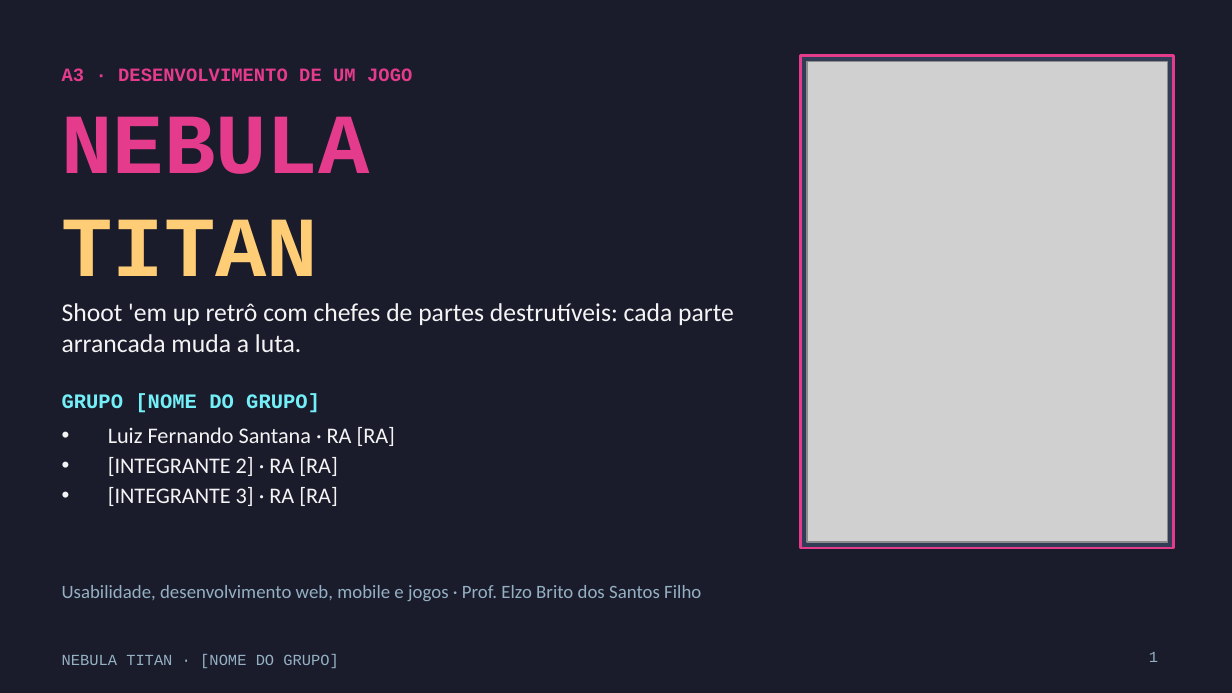
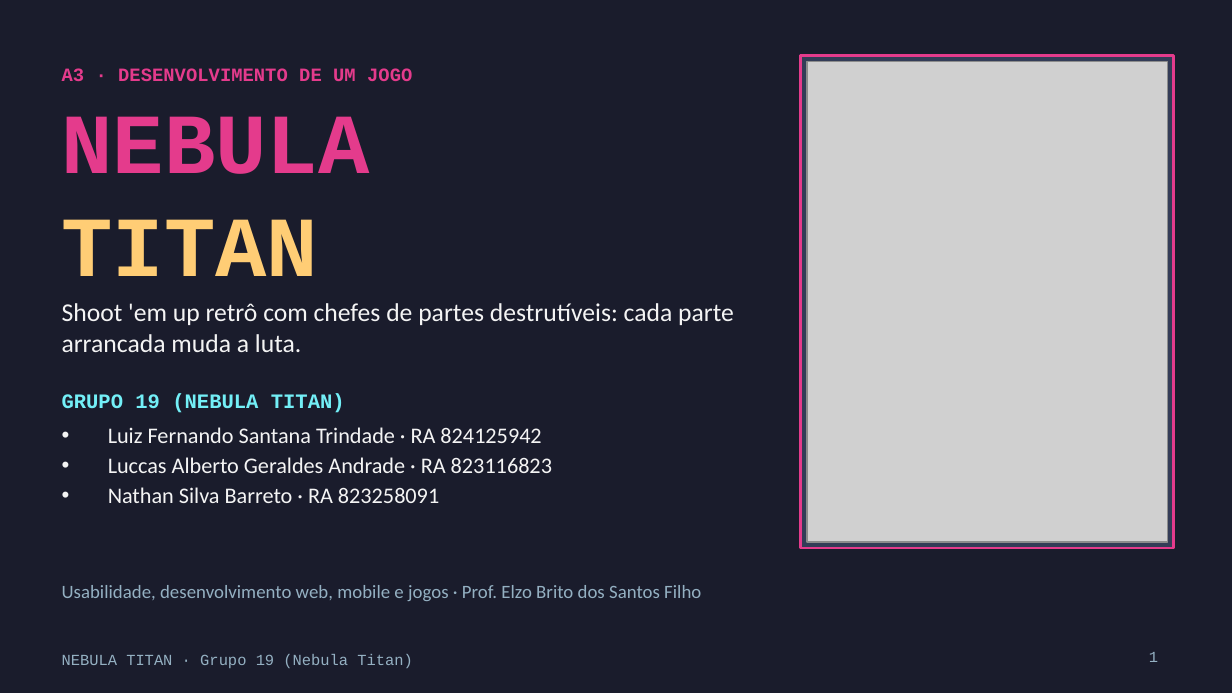
Before and after one commit to n4nd00o/nebula-titan, a slide deck: slide 1 of docs/apresentacao/Nebula-Titan-Apresentacao.pptx. Drawn at 1232x693 pixels with LibreOffice and Linux fonts; fonts in the diff are those of the drawing; grey boxes stand for pictures. Boxes give left, top, right and bottom in pixels: in the first picture for what was removed or moved away, otherwise in the second. Text is boxed around its words. In the diff, an @@ line names an element or a change of style, - is before the commit and + after.

```diff
--- a/docs/apresentacao/Nebula-Titan-Apresentacao.pptx
+++ b/docs/apresentacao/Nebula-Titan-Apresentacao.pptx
@@ text at [62, 393, 345, 413]: text changed @@
-GRUPO [NOME DO GRUPO]
+GRUPO 19 (NEBULA TITAN)
@@ text at [108, 427, 552, 503]: text changed @@
-• Luiz Fernando Santana · RA [RA]
-• [INTEGRANTE 2] · RA [RA]
-• [INTEGRANTE 3] · RA [RA]
+• Luiz Fernando Santana Trindade · RA 824125942
+• Luccas Alberto Geraldes Andrade · RA 823116823
+• Nathan Silva Barreto · RA 823258091
@@ text at [62, 654, 413, 668]: text changed @@
-NEBULA TITAN · [NOME DO GRUPO]
+NEBULA TITAN · Grupo 19 (Nebula Titan)
```
Also in this commit, not shown: 4 other slides changed, 2 other files.
